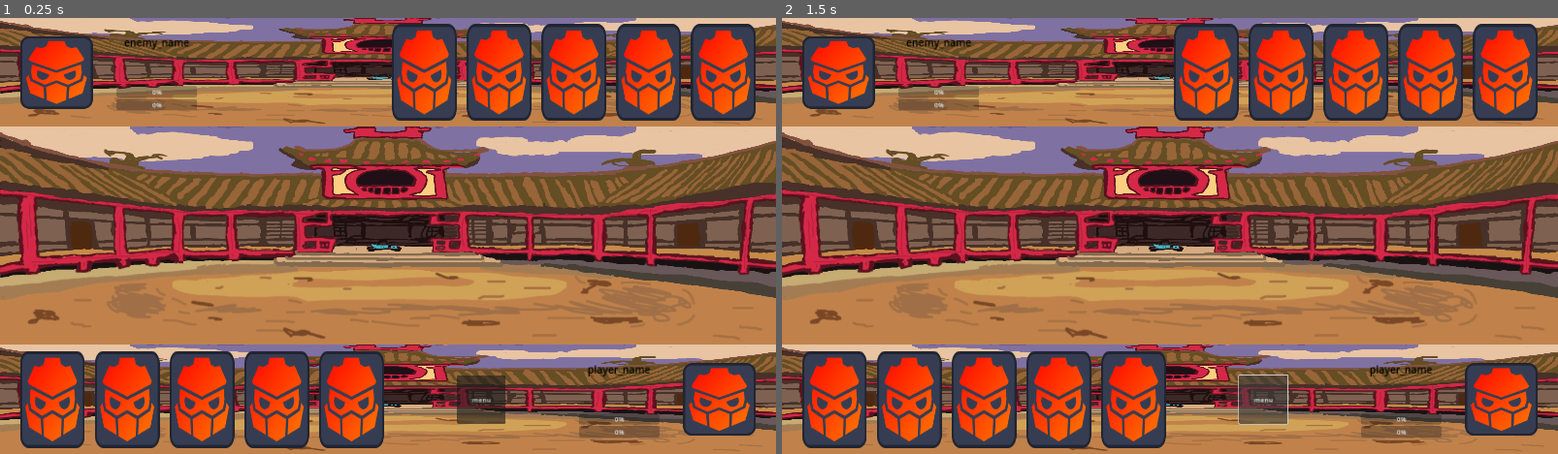
Above: before the commit, frames 1-2 (left to right).
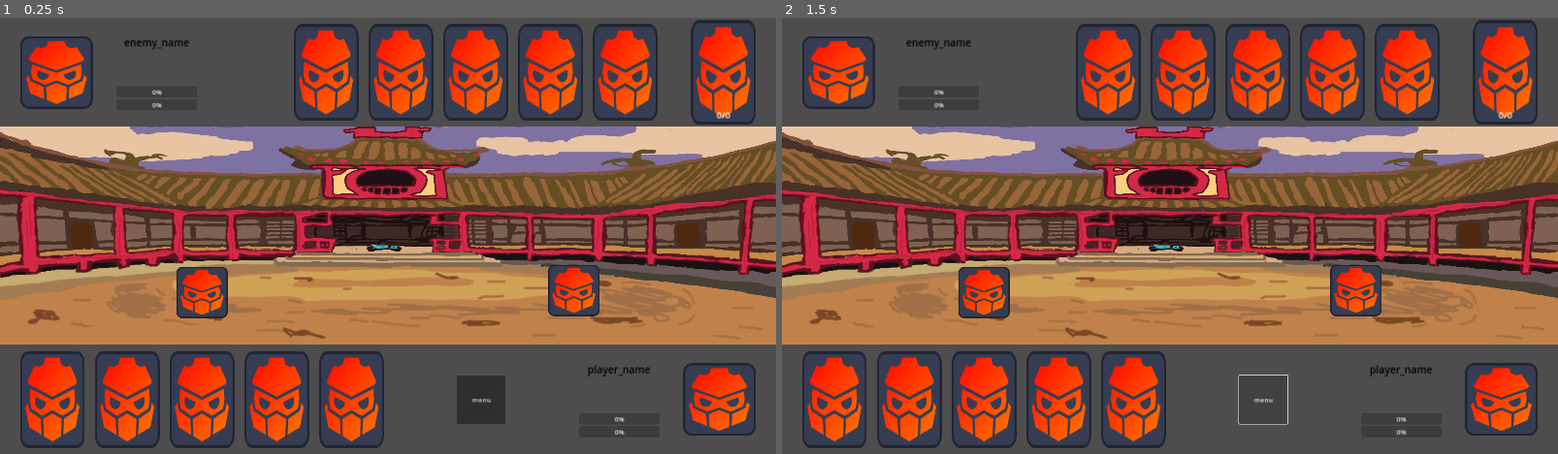
Above: after the commit, the same moments.

Repository: Toladim/card_game_2
Game: Godot game, scene res://scenes/battle_scene.tscn
The game is run twice, just before and just after one commit, with the same random seed, the same clock (stepped at 60 frames per second) and the same inputs. This scene is started directly instead of the project's main scene.
Inputs:
- Up to frame 1 (0.25 s): no input
- Up to frame 2 (1.5 s): tap Enter at 0.5 s; click "menu" at 1.25 s

The runs differ from the first frame. In frame 1, 34% of the frame differs, in the area x 0-100%, y 0-100%; in frame 2, 34%.

Commit message:
dodanie pierdol

Diff:
--- /dev/null
+++ b/custom_resouces/card.gd
@@ -0,0 +1,13 @@
+extends Resource
+class_name Card
+
+enum Type {ATTACK, SKILL, POWER}
+enum Target {SELF, SINGLE_ENEMY, ALL_ENEMIES, EVERYONE}
+
+@export_category("Card Attributes")
+@export var id: String
+@export var type: Type
+@export var target: Target
+
+func is_single_targeted() -> bool:
+	return target == Target.SINGLE_ENEMY
--- a/scenes/battle_UI.tscn
+++ b/scenes/battle_UI.tscn
@@ -1,8 +1,8 @@
 [gd_scene load_steps=4 format=3 uid="uid://d1mo8i3k64ijo"]
 
-[ext_resource type="Texture2D" uid="uid://dutt2ffkb6l2i" path="res://assets/battle_arena_01.png" id="1_ba6i1"]
 [ext_resource type="Script" path="res://scripts/battle_ui.gd" id="1_ibdx1"]
 [ext_resource type="Texture2D" uid="uid://cdfqgwxnabu2f" path="res://icon.svg" id="2_fslmo"]
+[ext_resource type="PackedScene" uid="uid://tyxed2pg61cc" path="res://scenes/card.tscn" id="4_0unaj"]
 
 [node name="battle_UI" type="Control"]
 layout_mode = 3
@@ -34,7 +34,6 @@
 grow_vertical = 2
 size_flags_horizontal = 3
 size_flags_vertical = 3
-texture = ExtResource("1_ba6i1")
 expand_mode = 1
 
 [node name="MarginContainer" type="MarginContainer" parent="Control"]
@@ -108,19 +107,8 @@
 size_flags_vertical = 4
 theme_override_constants/separation = 25
 
-[node name="Control" type="Control" parent="Control/MarginContainer/HBoxContainer/HBoxContainer"]
-custom_minimum_size = Vector2(160, 240)
-layout_mode = 2
-
-[node name="TextureRect" type="TextureRect" parent="Control/MarginContainer/HBoxContainer/HBoxContainer/Control"]
-layout_mode = 1
-anchors_preset = 15
-anchor_right = 1.0
-anchor_bottom = 1.0
-grow_horizontal = 2
-grow_vertical = 2
-texture = ExtResource("2_fslmo")
-expand_mode = 1
+[node name="card" parent="Control/MarginContainer/HBoxContainer/HBoxContainer" instance=ExtResource("4_0unaj")]
+layout_mode = 2
 
 [node name="Control2" type="Control" parent="Control/MarginContainer/HBoxContainer/HBoxContainer"]
 custom_minimum_size = Vector2(160, 240)
@@ -178,14 +166,50 @@
 texture = ExtResource("2_fslmo")
 expand_mode = 1
 
-[node name="Control2" type="Control" parent="."]
-custom_minimum_size = Vector2(1920, 270)
+[node name="Spacer2" type="Control" parent="Control/MarginContainer/HBoxContainer"]
+custom_minimum_size = Vector2(75, 0)
+layout_mode = 2
+
+[node name="card_pile" type="Control" parent="Control/MarginContainer/HBoxContainer"]
+custom_minimum_size = Vector2(160, 240)
+layout_mode = 2
+
+[node name="TextureRect" type="TextureRect" parent="Control/MarginContainer/HBoxContainer/card_pile"]
+layout_mode = 1
+anchors_preset = 15
+anchor_right = 1.0
+anchor_bottom = 1.0
+grow_horizontal = 2
+grow_vertical = 2
+texture = ExtResource("2_fslmo")
+expand_mode = 1
+
+[node name="Label" type="Label" parent="Control/MarginContainer/HBoxContainer/card_pile"]
 layout_mode = 1
 anchors_preset = 7
 anchor_left = 0.5
 anchor_top = 1.0
 anchor_right = 0.5
 anchor_bottom = 1.0
+offset_left = -20.0
+offset_top = -40.0
+offset_right = 20.0
+offset_bottom = -9.0
+grow_horizontal = 2
+grow_vertical = 0
+theme_override_font_sizes/font_size = 22
+text = "0/0"
+horizontal_alignment = 1
+vertical_alignment = 1
+
+[node name="Control2" type="Control" parent="."]
+custom_minimum_size = Vector2(1920, 270)
+layout_mode = 1
+anchors_preset = 7
+anchor_left = 0.5
+anchor_top = 1.0
+anchor_right = 0.5
+anchor_bottom = 1.0
 offset_left = -960.0
 offset_top = -270.0
 offset_right = 960.0
@@ -200,7 +224,6 @@
 anchor_bottom = 1.0
 grow_horizontal = 2
 grow_vertical = 2
-texture = ExtResource("1_ba6i1")
 expand_mode = 1
 
 [node name="MarginContainer2" type="MarginContainer" parent="Control2"]
--- a/scenes/battle_area.tscn
+++ b/scenes/battle_area.tscn
@@ -1,28 +1,39 @@
-[gd_scene load_steps=2 format=3 uid="uid://i782oib8kv2s"]
+[gd_scene load_steps=5 format=3 uid="uid://i782oib8kv2s"]
 
 [ext_resource type="Texture2D" uid="uid://dutt2ffkb6l2i" path="res://assets/battle_arena_01.png" id="1_jg6h2"]
+[ext_resource type="Texture2D" uid="uid://cdfqgwxnabu2f" path="res://icon.svg" id="2_dl0oe"]
 
-[node name="battle_area" type="Control"]
-layout_mode = 3
-anchors_preset = 15
-anchor_right = 1.0
-anchor_bottom = 1.0
-grow_horizontal = 2
-grow_vertical = 2
+[sub_resource type="RectangleShape2D" id="RectangleShape2D_14rp1"]
+size = Vector2(1920, 300)
 
-[node name="TextureRect" type="TextureRect" parent="."]
-custom_minimum_size = Vector2(1920, 540)
-layout_mode = 1
-anchors_preset = 8
-anchor_left = 0.5
-anchor_top = 0.5
-anchor_right = 0.5
-anchor_bottom = 0.5
-offset_left = -20.0
-offset_top = -20.0
-offset_right = 20.0
-offset_bottom = 20.0
-grow_horizontal = 2
-grow_vertical = 2
+[sub_resource type="RectangleShape2D" id="RectangleShape2D_4ao4t"]
+size = Vector2(125, 125)
+
+[node name="battle_area" type="Area2D"]
+
+[node name="TextureRect" type="Sprite2D" parent="."]
 texture = ExtResource("1_jg6h2")
-expand_mode = 1
+centered = false
+offset = Vector2(0, 270)
+
+[node name="CollisionShape2D" type="CollisionShape2D" parent="."]
+position = Vector2(960, 660)
+shape = SubResource("RectangleShape2D_14rp1")
+
+[node name="Player" type="CharacterBody2D" parent="."]
+position = Vector2(500, 680)
+
+[node name="Sprite2D" type="Sprite2D" parent="Player"]
+texture = ExtResource("2_dl0oe")
+
+[node name="CollisionShape2D" type="CollisionShape2D" parent="Player"]
+shape = SubResource("RectangleShape2D_4ao4t")
+
+[node name="Enemy" type="CharacterBody2D" parent="."]
+position = Vector2(1420, 675)
+
+[node name="Sprite2D" type="Sprite2D" parent="Enemy"]
+texture = ExtResource("2_dl0oe")
+
+[node name="CollisionShape2D" type="CollisionShape2D" parent="Enemy"]
+shape = SubResource("RectangleShape2D_4ao4t")
--- a/scenes/battle_scene.tscn
+++ b/scenes/battle_scene.tscn
@@ -12,7 +12,6 @@
 grow_vertical = 2
 
 [node name="battle_area" parent="." instance=ExtResource("1_wlbnh")]
-layout_mode = 1
 
 [node name="battle_ui" parent="." instance=ExtResource("2_y0jcu")]
 layout_mode = 1
--- /dev/null
+++ b/scenes/cards/block.tres
@@ -0,0 +1,9 @@
+[gd_resource type="Resource" script_class="Card" load_steps=2 format=3 uid="uid://c3jb2sw0who5e"]
+
+[ext_resource type="Script" path="res://custom_resouces/card.gd" id="1_syg40"]
+
+[resource]
+script = ExtResource("1_syg40")
+id = "block"
+type = 1
+target = 0
--- /dev/null
+++ b/scenes/cards/punch_attack.tres
@@ -0,0 +1,9 @@
+[gd_resource type="Resource" script_class="Card" load_steps=2 format=3 uid="uid://dx5g0ubnkw0x6"]
+
+[ext_resource type="Script" path="res://custom_resouces/card.gd" id="1_y5qas"]
+
+[resource]
+script = ExtResource("1_y5qas")
+id = "punch_attack"
+type = 0
+target = 1
--- a/scripts/battle_ui.gd
+++ b/scripts/battle_ui.gd
@@ -1,11 +1 @@
 extends Control
-
-
-# Called when the node enters the scene tree for the first time.
-func _ready() -> void:
-	pass # Replace with function body.
-
-
-# Called every frame. 'delta' is the elapsed time since the previous frame.
-func _process(delta: float) -> void:
-	pass
